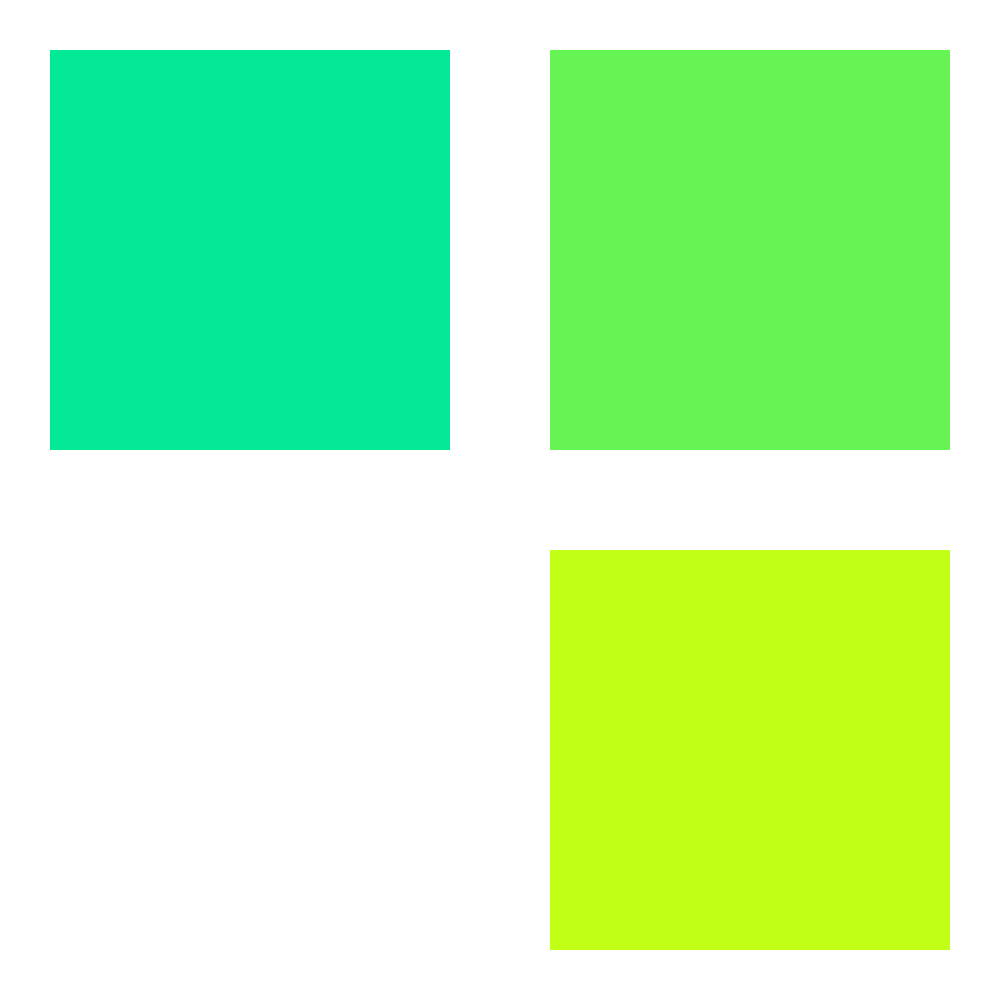
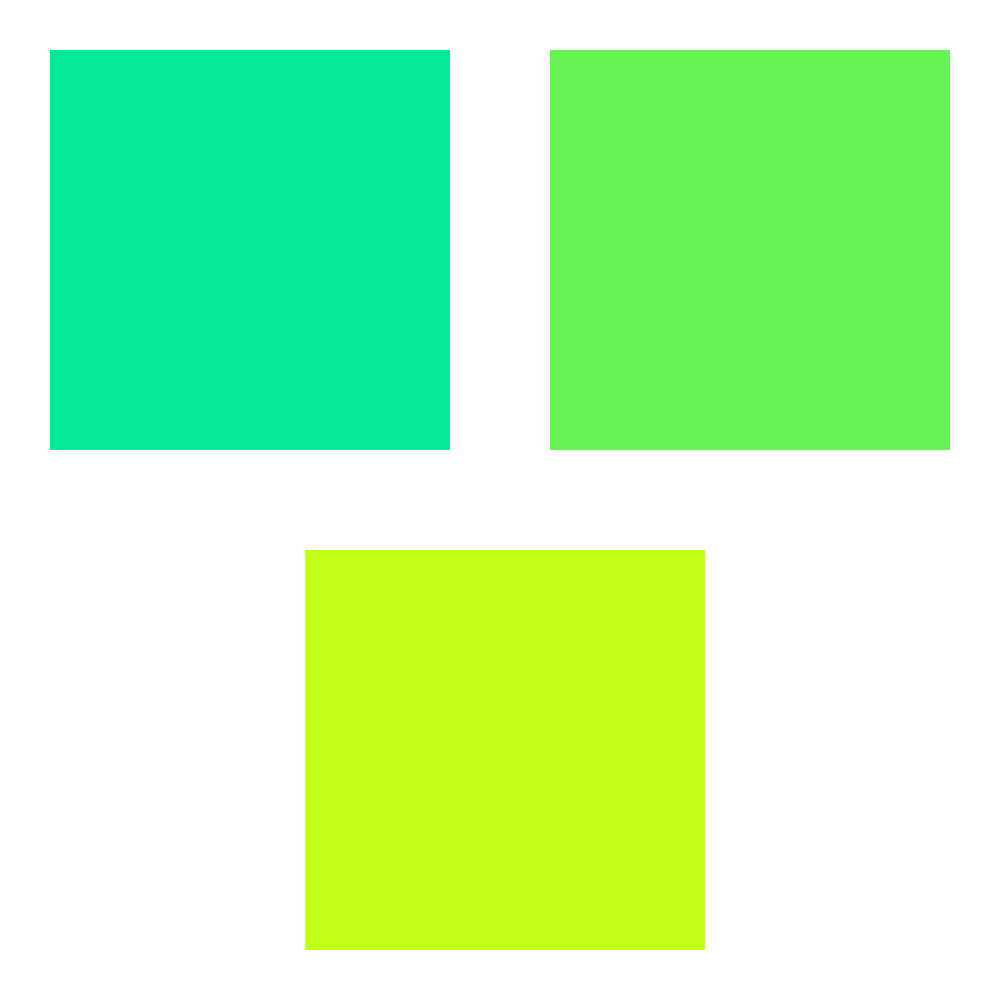
Comparing the layer stacks of the two 1000 x 1000 images. Changes:
painted on "Ebene 1" over (305, 550, 950, 950)
